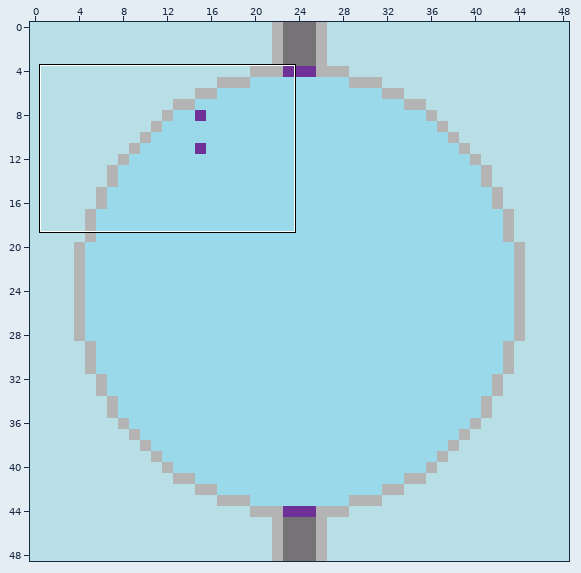
An edit to a level. Tiled map, novo_prototipo/Mapa/Mapas/neve.tmx. The picture above shows the old version from afar; the outline marks the close-up.
Close-up. As it was:
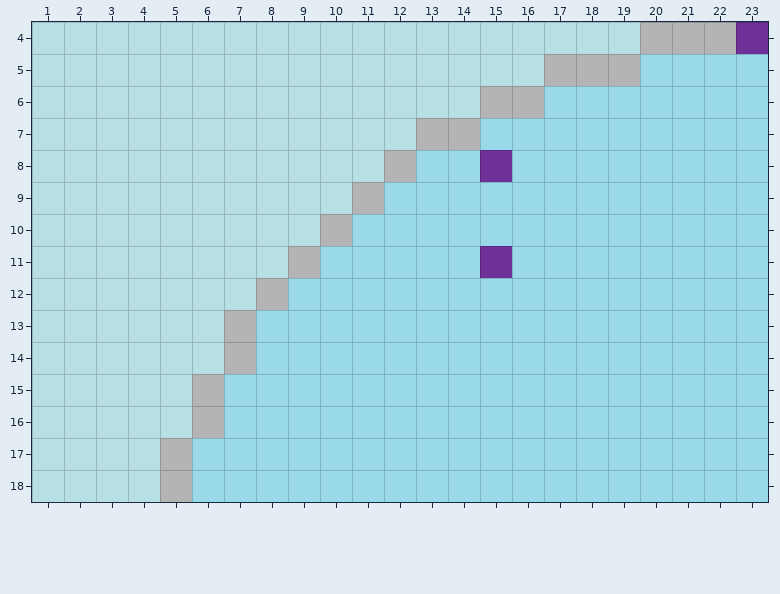
Cells are 64x64 px. Shown: x 1..23, y 4..18.
After:
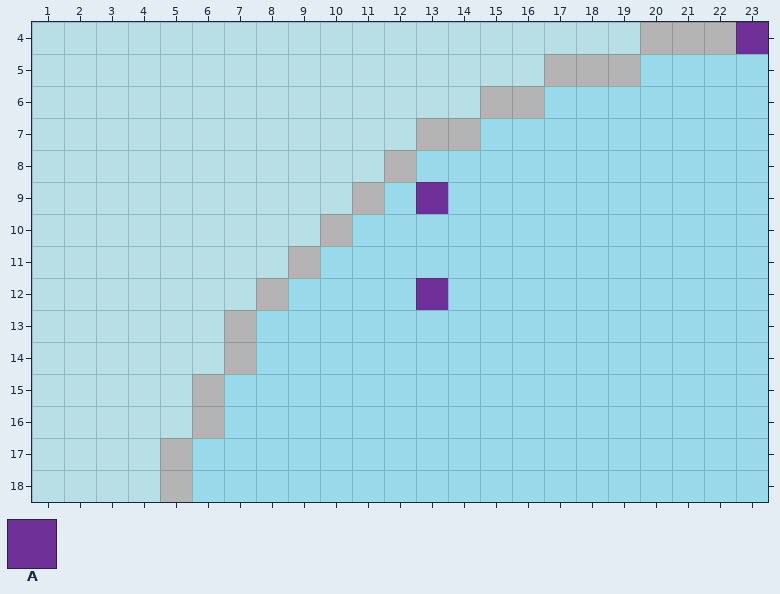
Key: from "tileset": A 6.
_ is an empty cell, . an unchanged one.
Commit: Ajustes para deixar transporte consistente
What changed:
--- layer "TransporteFloresta"
@@ x 13..15 @@
- 8 ..A
- 9 _..
+ 8 .._
+ 9 A..
--- layer "TransporteCaverna"
@@ x 13..15 @@
-11 ..A
-12 _..
+11 .._
+12 A..
Boxes around the changes in both close-ups, in picture pixels (x1, y1, x2, y2):
removed: (480, 150, 512, 182)
added: (416, 182, 448, 214)
removed: (480, 246, 512, 278)
added: (416, 278, 448, 310)
